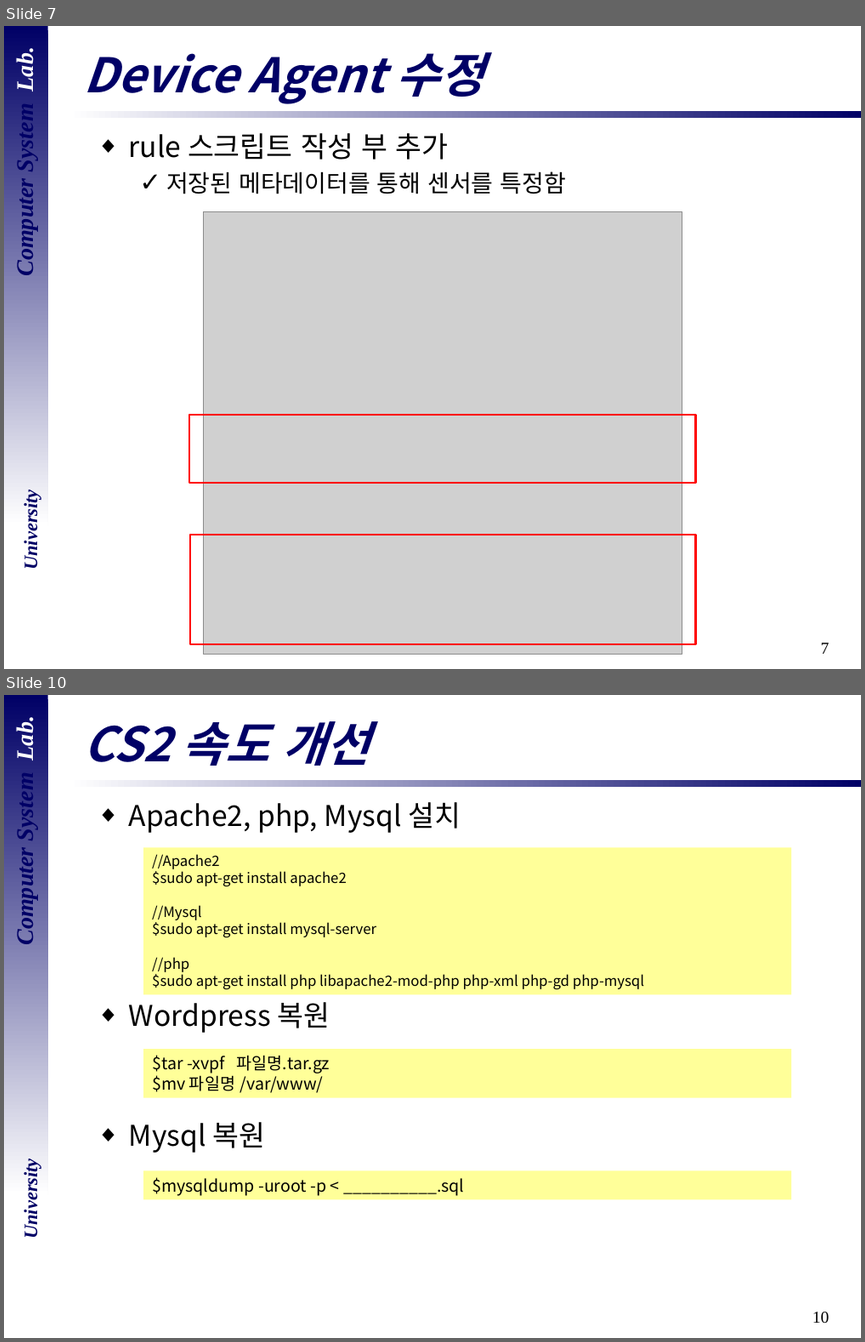
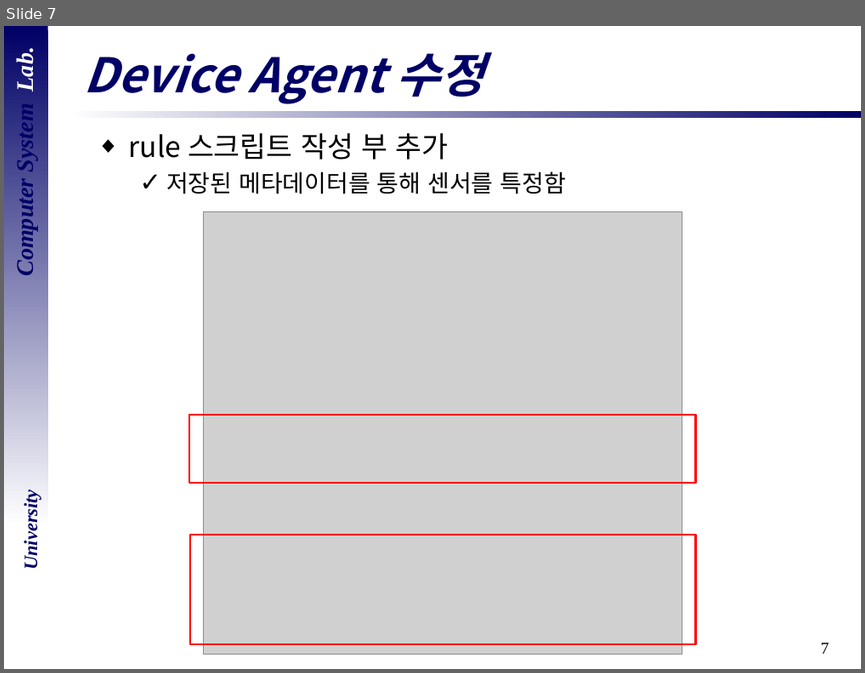
Before and after one commit to vkak006/CSLAB, a slide deck: 세미나 자료모음/2018년도/18.08.28 전체 구성도_산학연 과제.pptx. Shown one above the other, each under a label of ours: slides 7 and 10 before the commit, slide 7 after it; the slides between them are not shown. The pictures are 865x1342 and 865x673 pixels, drawn with LibreOffice and Linux fonts; fonts in the diff are those of the drawing; grey boxes stand for pictures; background and template pictures are left out. Boxes give left, top, right and bottom in pixels: in the first picture for what was removed or moved away, otherwise in the second. Text is boxed around its words. In the diff, an @@ line names an element or a change of style, - is before the commit and + after.

```diff
--- a/세미나 자료모음/2018년도/18.08.28 전체 구성도_산학연 과제.pptx
+++ b/세미나 자료모음/2018년도/18.08.28 전체 구성도_산학연 과제.pptx
@@ slide 10 removed at [4, 695, 861, 1338], background #FFFFFF; not listed: 5 template elements that a slide beside it also shows @@
@@ title removed at [83, 721, 370, 766] @@
-CS2 속도 개선
@@ text removed at [129, 802, 460, 1152] @@
-◆ Apache2, php, Mysql 설치
-◆ Wordpress 복원
-◆ Mysql 복원
@@ rectangle removed at [143, 847, 791, 995] @@
-//Apache2
-$sudo apt-get install apache2
-//Mysql
-$sudo apt-get install mysql-server
-//php
-$sudo apt-get install php libapache2-mod-php php-xml php-gd php-mysql
@@ rectangle removed at [143, 1049, 791, 1098] @@
-$tar -xvpf 파일명.tar.gz
-$mv 파일명 /var/www/
@@ rectangle removed at [143, 1170, 791, 1200] @@
-$mysqldump -uroot -p < __________.sql
```
Also in this commit, not shown: 1 slide changed, 9 other slides removed, 29 other files.
